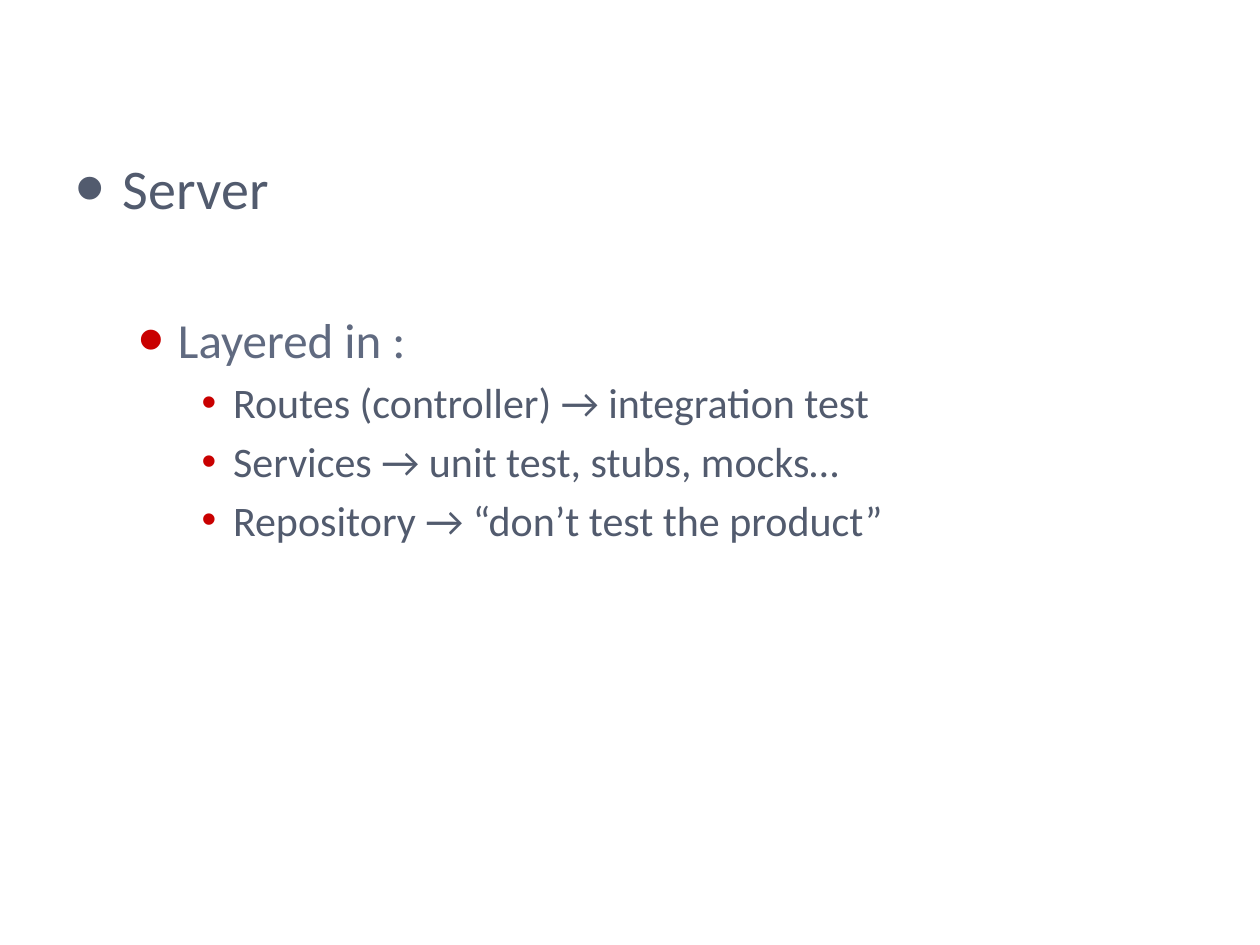
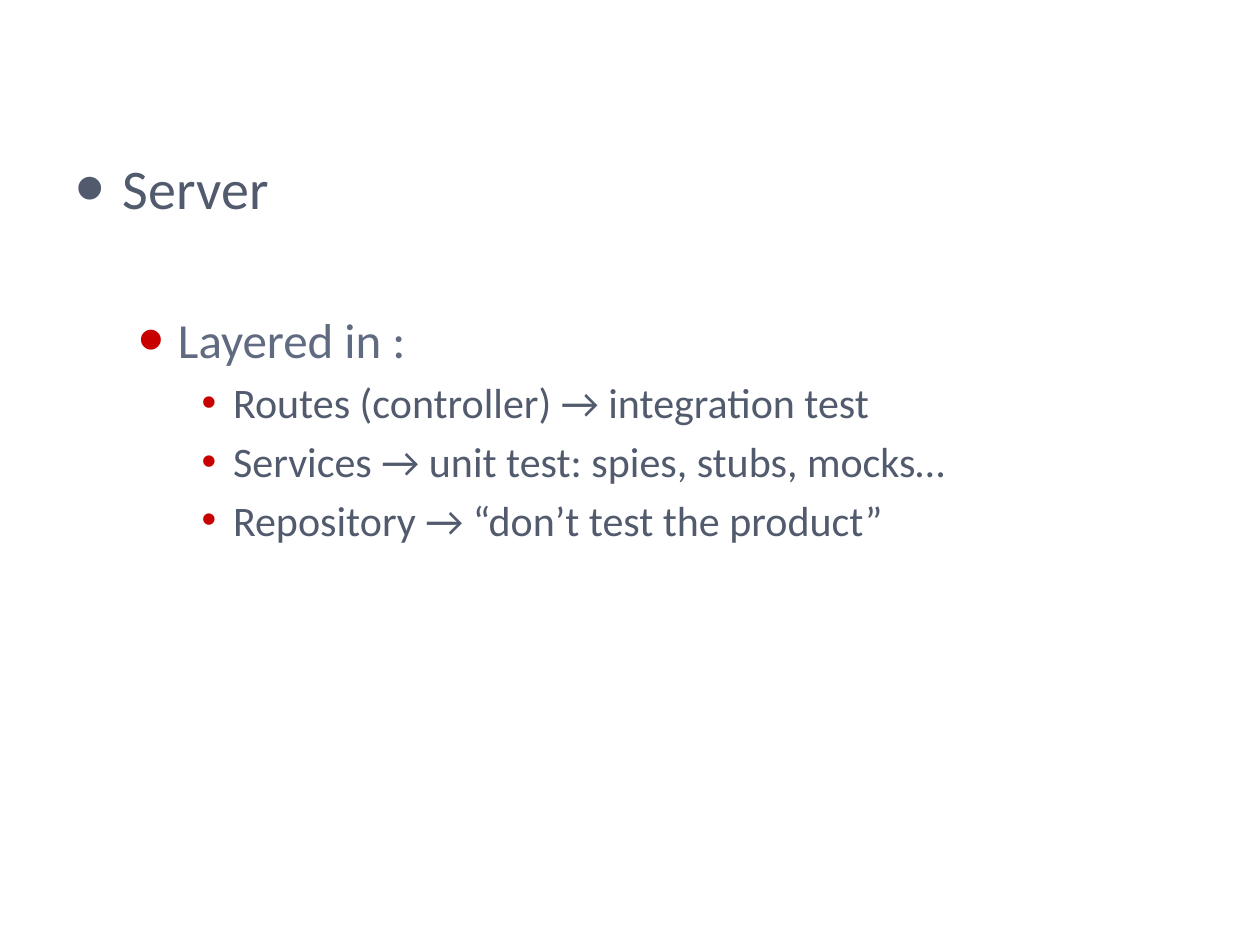
Before and after one commit to APGoblinShark/ap-bb-resources, a slide deck: slide 41 of AP-BrownBag(Javascript).pptx (slide 40 before the commit). Drawn at 1260x945 pixels with LibreOffice and Linux fonts; fonts in the diff are those of the drawing; background and template pictures are left out. Boxes give left, top, right and bottom in pixels: in the first picture for what was removed or moved away, otherwise in the second. Text is boxed around its words. In the diff, an @@ line names an element or a change of style, - is before the commit and + after.

Commit message:
WIP

```diff
--- a/AP-BrownBag(Javascript).pptx
+++ b/AP-BrownBag(Javascript).pptx
@@ text at (233,448,945,484): text changed @@
-    • Services → unit test, stubs, mocks…
+    • Services → unit test: spies, stubs, mocks…
```
Also in this commit, not shown: 3 other slides changed, 2 slides added.
